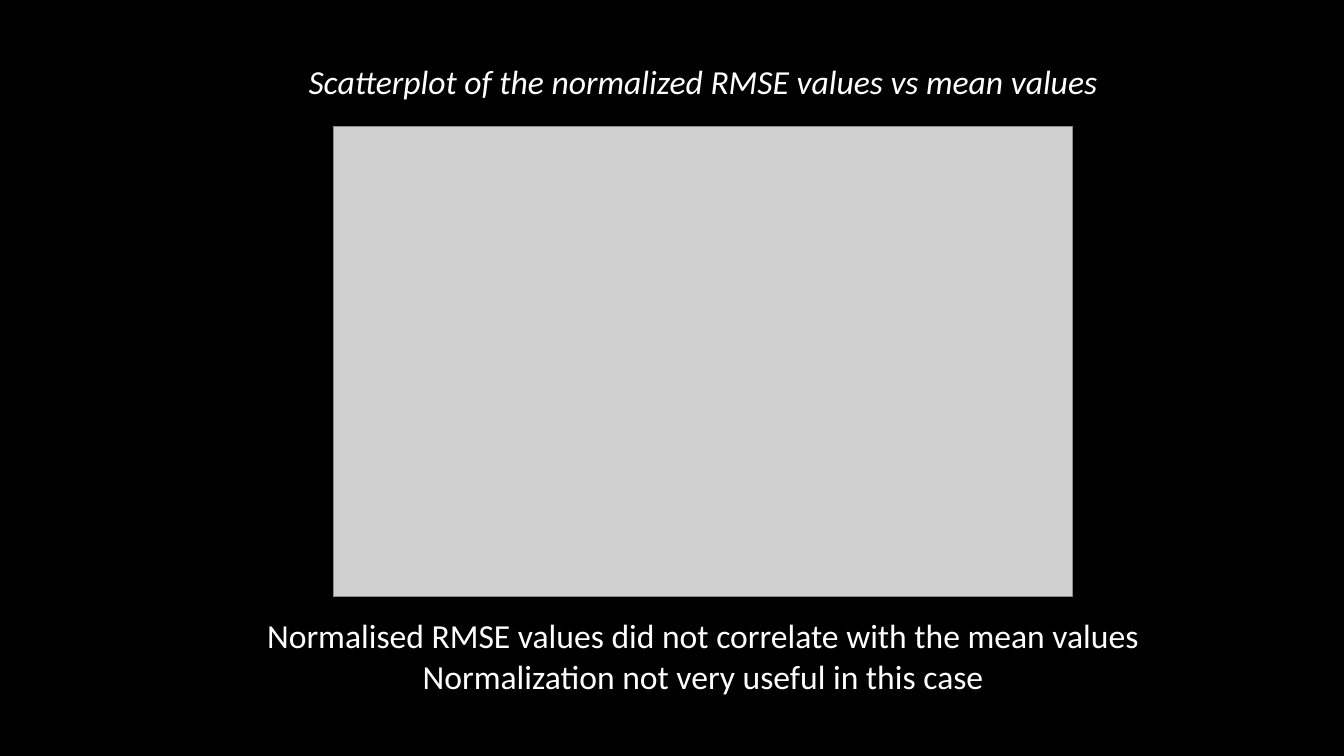
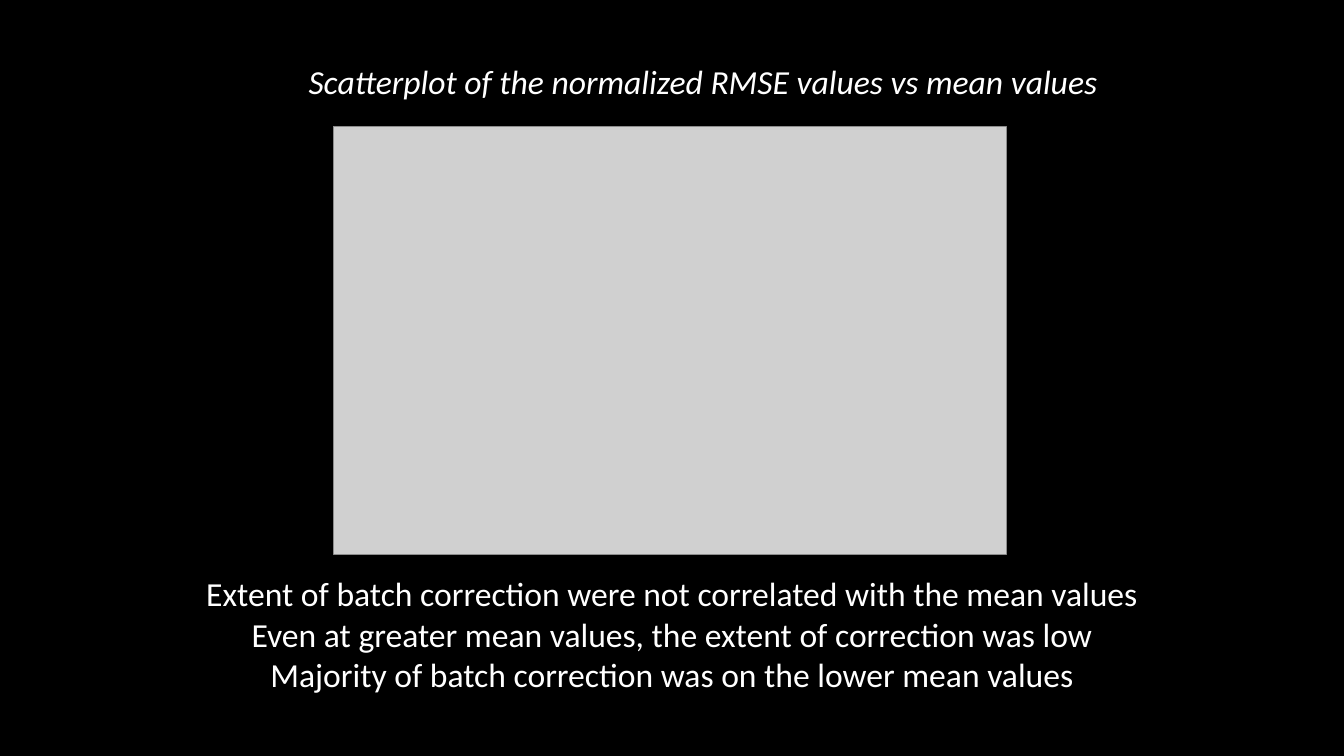
Before and after one commit to kaipengl/researchexperiencebs9001, a slide deck: slide 5 of Results Deck.pptx. Drawn at 1344x756 pixels with LibreOffice and Linux fonts; fonts in the diff are those of the drawing; grey boxes stand for pictures. Boxes give left, top, right and bottom in pixels: in the first picture for what was removed or moved away, otherwise in the second. Text is boxed around its words. In the diff, an @@ line names an element or a change of style, - is before the commit and + after.

```diff
--- a/Results Deck.pptx
+++ b/Results Deck.pptx
@@ picture resized from (x1=334, y1=127, x2=1073, y2=597) to (x1=334, y1=127, x2=1006, y2=555) @@
@@ text at (x1=206, y1=582, x2=1137, y2=693): text changed @@
-Normalised RMSE values did not correlate with the mean values
-Normalization not very useful in this case
+Extent of batch correction were not correlated with the mean values
+Even at greater mean values, the extent of correction was low
+Majority of batch correction was on the lower mean values
```
Also in this commit, not shown: 6 other slides changed, 1 slide added, 5 slides removed, 5 other files.
